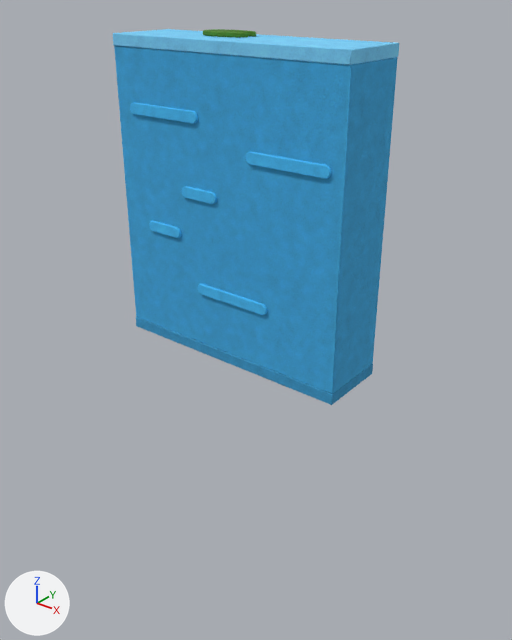
Before and after pictures for a commit that changed the glTF model wereld/models/water_level4.glb.
Rendered twice from a camera (50 mm lens) standing at (23.5, -7.03, 4.87) and looking at (17.78, 0.12, 0.43). Every picture has the same lights, and +X, +Y and +Z are marked at lower left. The picture after the commit comes second. Vertices at exactly the same position are counted once.

The older version as bpy lines, for what is in view:
```python
me_water_l4_01 = bpy.data.meshes.new('water_L4_01')
me_water_l4_01.from_pydata(...)  # 514 vertices, 992 faces; spans x 15.9..19.5, y -0.53..0.5, z -0.01..4.25
# faces by material slot: [44, 44, 44, 620, 240]
me_water_l4_01.materials.append(mat_krabbels_water)
me_water_l4_01.materials.append(mat_krabbels_water_licht)
me_water_l4_01.materials.append(mat_krabbels_water_donker)
me_water_l4_01.materials.append(mat_krabbels_water_streep)
me_water_l4_01.materials.append(mat_krabbels_lelie)
ob_water_l4_01 = bpy.data.objects.new('water_L4_01', me_water_l4_01)
ob_water_l4_01.location = (0.0, 0.0, 0.0)
```
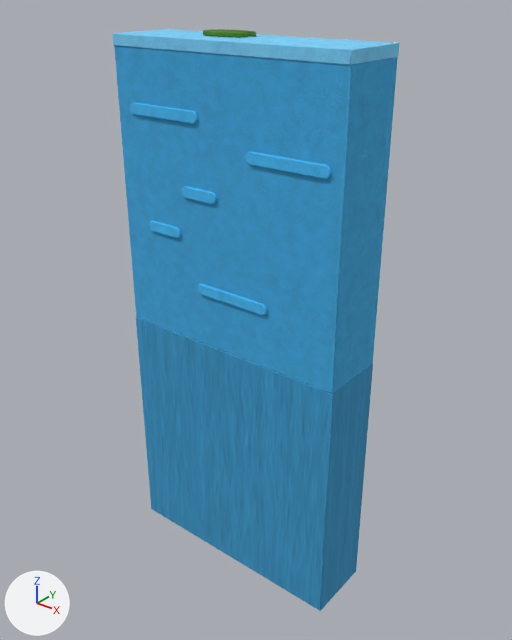
What the commit changed:
me_water_l4_01 is used by ob_water_l4_01; location (0.0, 0.0, 0.0).
me_water_l4_01 had 514 vertices, 992 faces and spanned x 15.9..19.5, y -0.53..0.5, z -0.01..4.25.
me_water_l4_01 now has 514 vertices, 992 faces and spans x 15.9..19.5, y -0.53..0.5, z -3.61..4.25.
me_water_l4_01 part 1: all 12 vertices in x 15.9..19.5, y -0.5..0.5, z -0.01..0.0 are moved by (0.0, 0.0, -3.6).

Location of each change, (x1, y1, x2, y2) in pixels of the pictures (512 x 640 px; the box of a moved part takes in the faces that stretch with it):
'water_L4_01', reshaped (55% taller)
    before: (113, 29, 399, 405)
    after: (113, 29, 399, 611)
part 1 of me_water_l4_01, moved or reshaped
    before: (136, 318, 373, 405)
    after: (136, 318, 373, 611)
